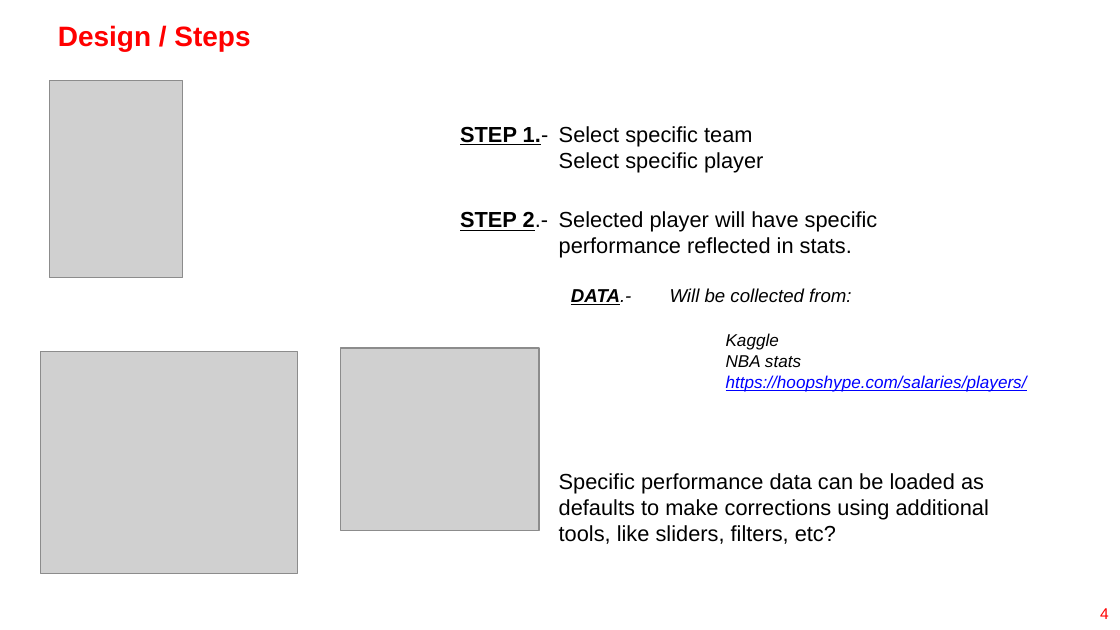
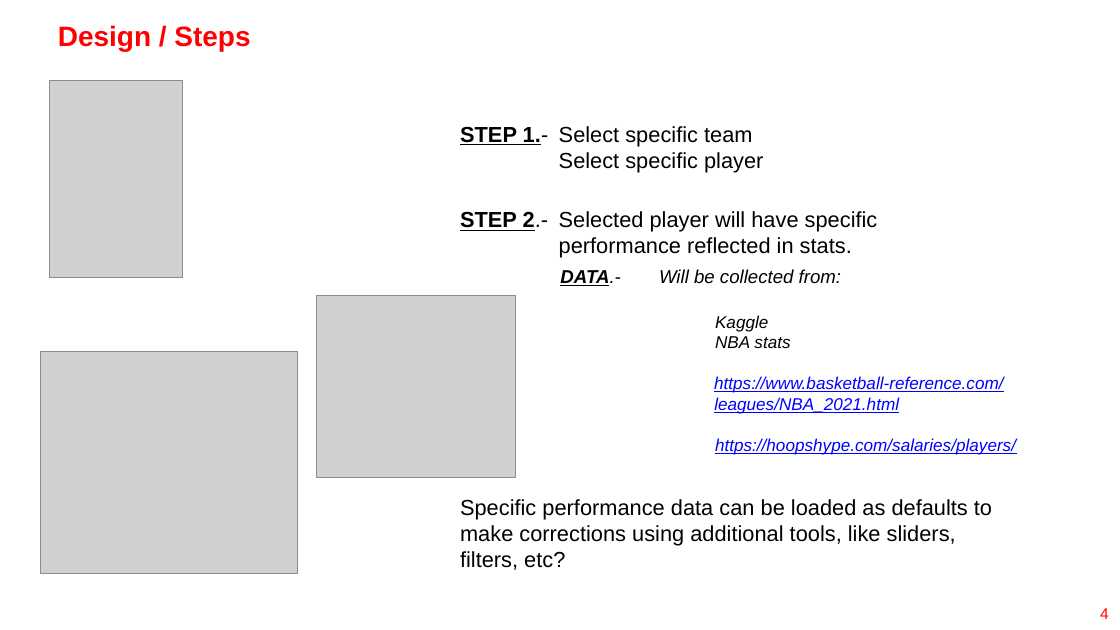
Before and after one commit to aburstyn9068/final_project, a slide deck: slide 4 of ppt/Final Project Group 1 v1.pptx. Drawn at 1120x630 pixels with LibreOffice and Linux fonts; fonts in the diff are those of the drawing; grey boxes stand for pictures. Boxes give left, top, right and bottom in pixels: in the first picture for what was removed or moved away, otherwise in the second. Text is boxed around its words. In the diff, an @@ line names an element or a change of style, - is before the commit and + after.

```diff
--- a/ppt/Final Project Group 1 v1.pptx
+++ b/ppt/Final Project Group 1 v1.pptx
@@ text "DATA.- Will be collected from:": place and size @@
-text "DATA.- Will be collected from:" at box(571, 288, 1027, 392)
+text "DATA.- Will be collected from:" at box(560, 269, 1016, 455)
@@ picture: place and size @@
-picture at box(340, 348, 540, 531)
+picture at box(317, 296, 516, 478)
@@ text at box(714, 376, 1004, 414): paragraph added @@
+  https://www.basketball-reference.com/leagues/NBA_2021.html
@@ text at box(460, 499, 992, 570): indent changed @@
```
Also in this commit, not shown: 27 other files.
